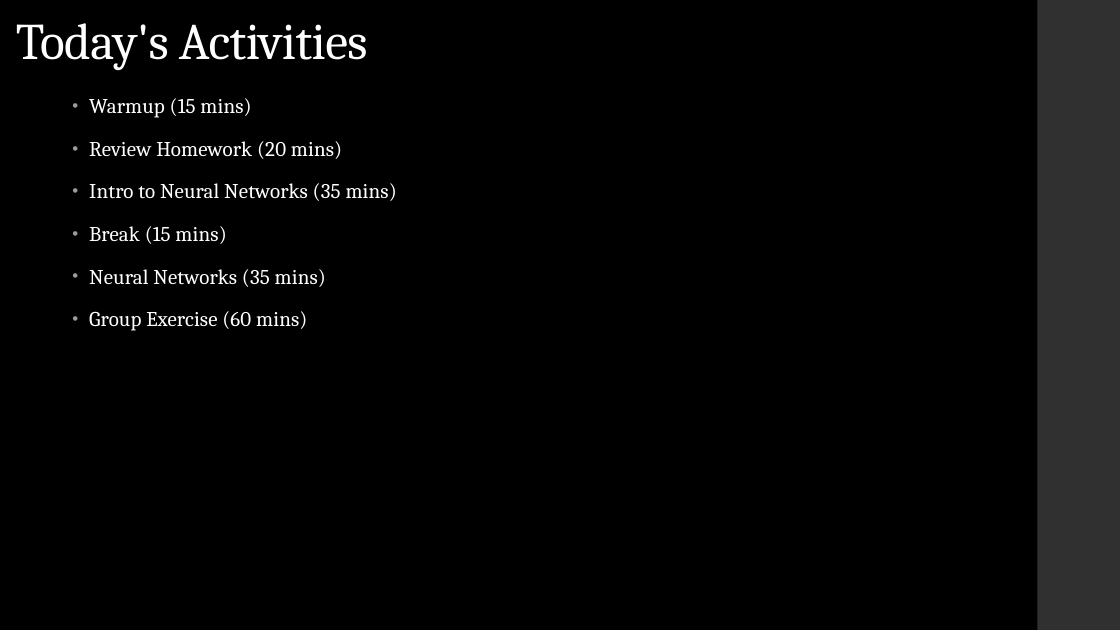
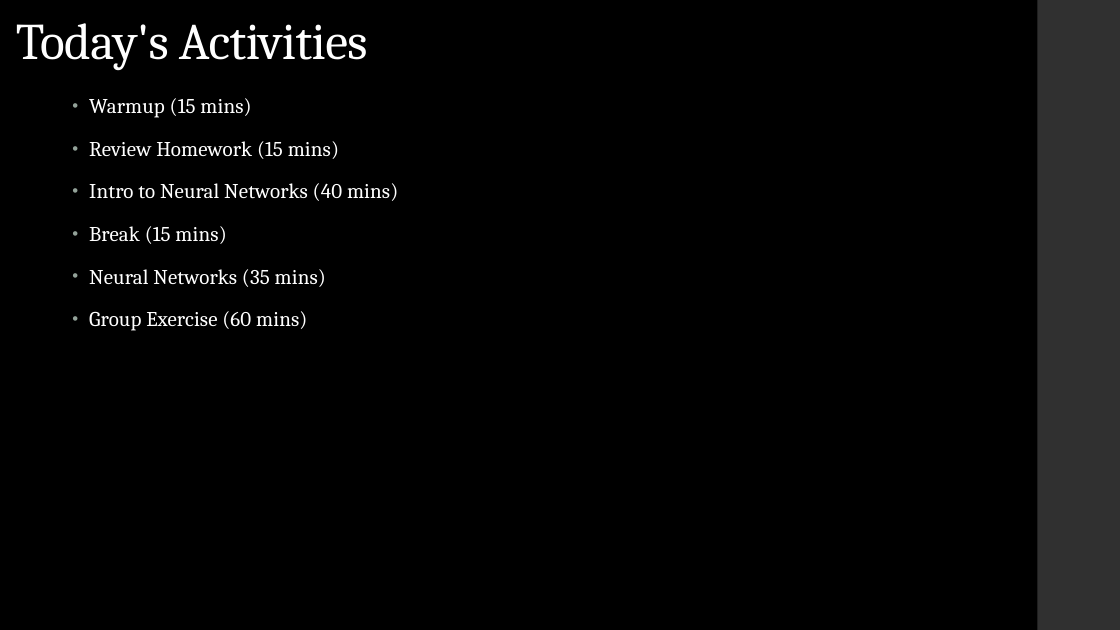
Before and after one commit to LaunchCoderGirlSTL/Data-Science-Assignments, a slide deck: slide 3 of course_material/week_18/week_18_presentation.pptx. Drawn at 1120x630 pixels with LibreOffice and Linux fonts; fonts in the diff are those of the drawing. Boxes give left, top, right and bottom in pixels: in the first picture for what was removed or moved away, otherwise in the second. Text is boxed around its words. In the diff, an @@ line names an element or a change of style, - is before the commit and + after.

```diff
--- a/course_material/week_18/week_18_presentation.pptx
+++ b/course_material/week_18/week_18_presentation.pptx
@@ text at box(89, 141, 398, 201): text changed @@
-• Review Homework (20 mins)
-• Intro to Neural Networks (35 mins)
+• Review Homework (15 mins)
+• Intro to Neural Networks (40 mins)
```
Also in this commit, not shown: 1 other slide changed, 2 other files.
